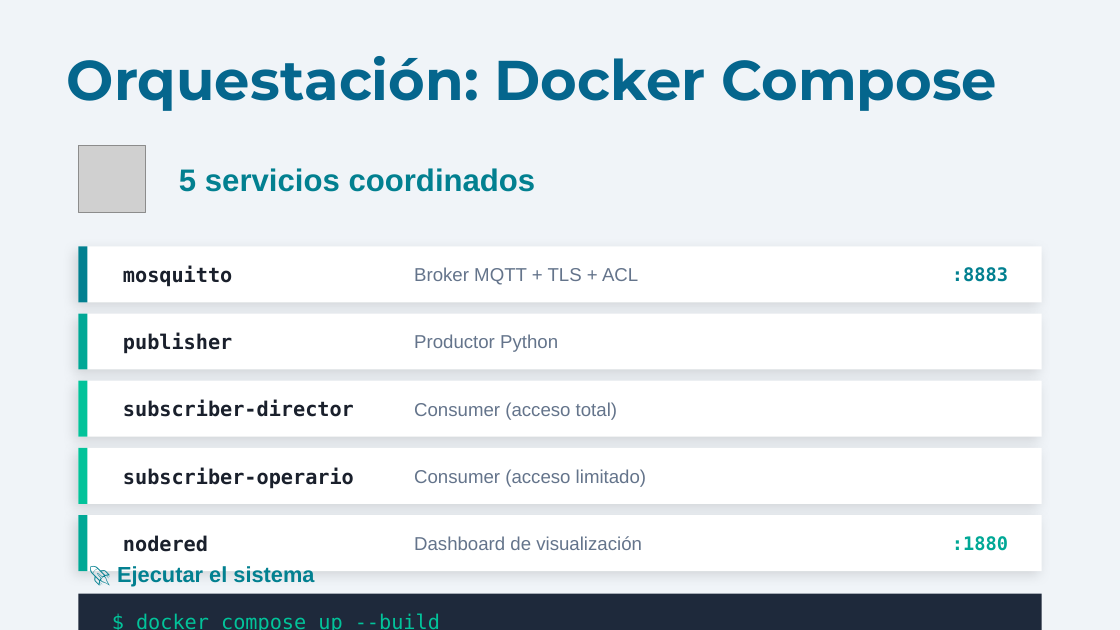
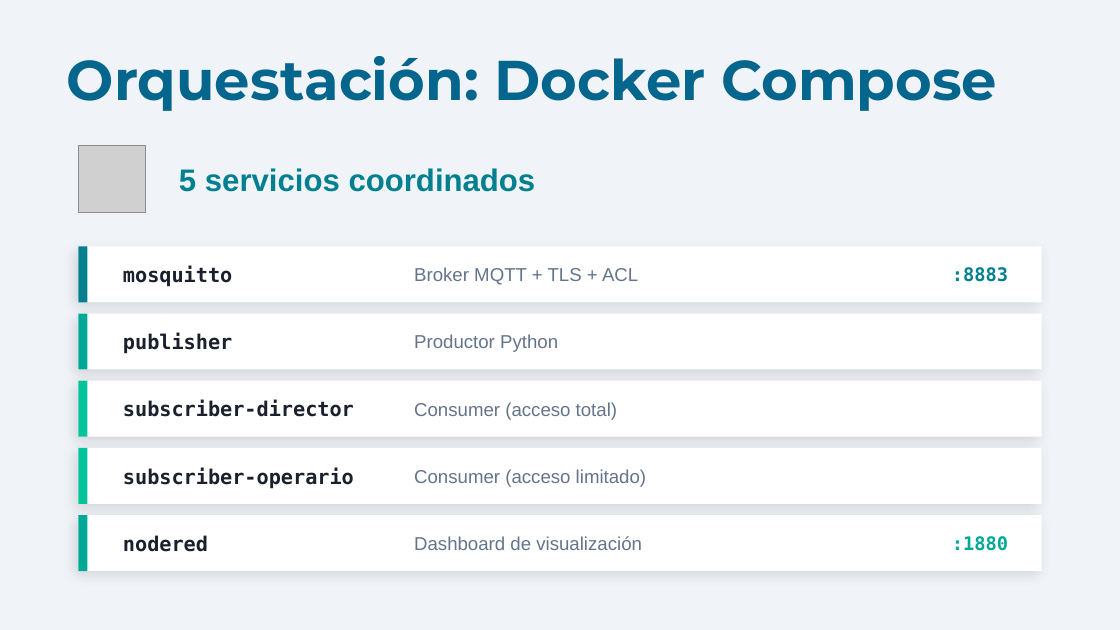
Before and after one commit to Jon8a/IoT-Reto2-Envio, a slide deck: slide 3 of Presentacion_IoT_MQTT_v2.pptx (slide 12 before the commit). Drawn at 1120x630 pixels with LibreOffice and Linux fonts; fonts in the diff are those of the drawing; grey boxes stand for pictures. Boxes give left, top, right and bottom in pixels: in the first picture for what was removed or moved away, otherwise in the second. Text is boxed around its words. In the diff, an @@ line names an element or a change of style, - is before the commit and + after.

```diff
--- a/Presentacion_IoT_MQTT_v2.pptx
+++ b/Presentacion_IoT_MQTT_v2.pptx
@@ text removed at (117,566,314,587) @@
-🚀 Ejecutar el sistema
@@ rectangle removed at (78,594,1042,630) @@
@@ text removed at (136,613,440,630) @@
-$ docker compose up --build
```
Also in this commit, not shown: 8 other slides changed, 2 slides removed.
